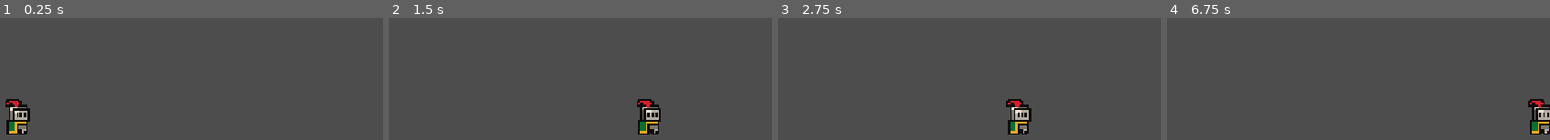
Above: before the commit, frames 1-4 (left to right).
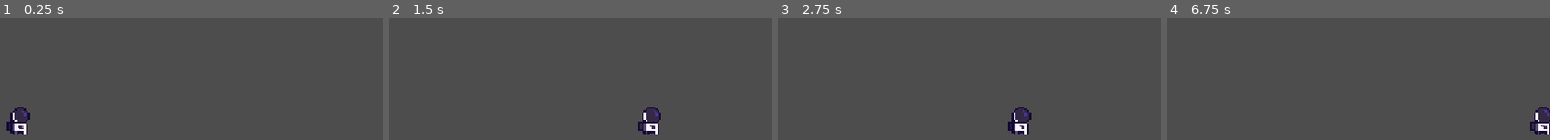
Above: after the commit, the same moments.

Repository: kyteidev/rogueshot
Game: Godot game, scene res://scenes/game_debug.tscn
Two runs of this game, one before a commit and one after it. Both use one fixed random seed, a clock stepped at 60 frames per second and the inputs below.
Inputs:
- Up to frame 1 (0.25 s): no input
- Up to frame 2 (1.5 s): tap Enter at 0.5 s; hold D (player_right) from 0.53 s (still down); tap W (player_jump) at 0.77 s
- Up to frame 3 (2.75 s): tap W (player_jump) at 1.52 s; release D (player_right) at 2.03 s; hold A (player_left) from 2.03 s (still down)
- Up to frame 4 (6.75 s): release A (player_left) at 2.78 s; hold D (player_right) 2.78-4.28 s; tap W (player_jump) at 3.02, 3.77, 4.52, 6.02 s; tap Space at 4.25, 5.75 s; hold A (player_left) 4.28-5.03 s; tap Enter at 5, 6.5 s; hold D (player_right) 5.03-5.78 s; hold A (player_left) from 5.78 s (still down)

The runs differ from the first frame. In frame 1, 1.5% of the frame differs, in the area x 1-8%, y 66-96%; in frame 2, 1.5%; in frame 3, 1.5%, in the area x 59-67%, y 66-96%; in frame 4, 1.4%.

Commit message:
remove placeholders

Diff:
--- a/scenes/player.tscn
+++ b/scenes/player.tscn
@@ -1,21 +1,28 @@
 [gd_scene format=3 uid="uid://cpx0iw07qf2bi"]
 
-[ext_resource type="Texture2D" uid="uid://dj3jx3n7r2lx3" path="res://assets/sprites/knight.png" id="1_3vyb7"]
 [ext_resource type="Script" uid="uid://b573fhbhe8bh4" path="res://scripts/player.gd" id="1_g2els"]
+[ext_resource type="Texture2D" uid="uid://c7j6c0nwbpc7c" path="res://assets/sprites/player.png" id="2_g2els"]
 
-[sub_resource type="AtlasTexture" id="AtlasTexture_g2els"]
-atlas = ExtResource("1_3vyb7")
-region = Rect2(0, 0, 32, 32)
+[sub_resource type="AtlasTexture" id="AtlasTexture_qhqgy"]
+atlas = ExtResource("2_g2els")
+region = Rect2(0, 0, 16, 16)
 
-[sub_resource type="SpriteFrames" id="SpriteFrames_nxcxh"]
+[sub_resource type="AtlasTexture" id="AtlasTexture_dqkch"]
+atlas = ExtResource("2_g2els")
+region = Rect2(16, 0, 16, 16)
+
+[sub_resource type="SpriteFrames" id="SpriteFrames_6rfd2"]
 animations = [{
 "frames": [{
 "duration": 1.0,
-"texture": SubResource("AtlasTexture_g2els")
+"texture": SubResource("AtlasTexture_qhqgy")
+}, {
+"duration": 1.0,
+"texture": SubResource("AtlasTexture_dqkch")
 }],
 "loop": 1,
-"name": &"placeholder",
-"speed": 5.0
+"name": &"idle",
+"speed": 2.0
 }]
 
 [sub_resource type="CapsuleShape2D" id="CapsuleShape2D_nxcxh"]
@@ -26,9 +33,10 @@
 script = ExtResource("1_g2els")
 
 [node name="AnimatedSprite2D" type="AnimatedSprite2D" parent="." unique_id=1345892962]
-position = Vector2(0, -12)
-sprite_frames = SubResource("SpriteFrames_nxcxh")
-animation = &"placeholder"
+position = Vector2(0, -8)
+sprite_frames = SubResource("SpriteFrames_6rfd2")
+animation = &"idle"
+frame_progress = 0.14338914
 
 [node name="CollisionShape2D" type="CollisionShape2D" parent="." unique_id=1475566916]
 position = Vector2(0, -8)
Binary file removed: assets/fonts/PixelOperator8-Bold.ttf
Not shown, removed: assets/fonts/PixelOperator8-Bold.ttf.import
Binary file removed: assets/fonts/PixelOperator8.ttf
Not shown, removed: assets/fonts/PixelOperator8.ttf.import
Binary file removed: assets/sprites/coin.png
Not shown, removed: assets/sprites/coin.png.import
Binary file removed: assets/sprites/fruit.png
Not shown, removed: assets/sprites/fruit.png.import
Binary file removed: assets/sprites/knight.png
Binary file removed: assets/sprites/platforms.png
Not shown, removed: assets/sprites/platforms.png.import
Binary file added: assets/sprites/player.png
(and 7 more such lines)
